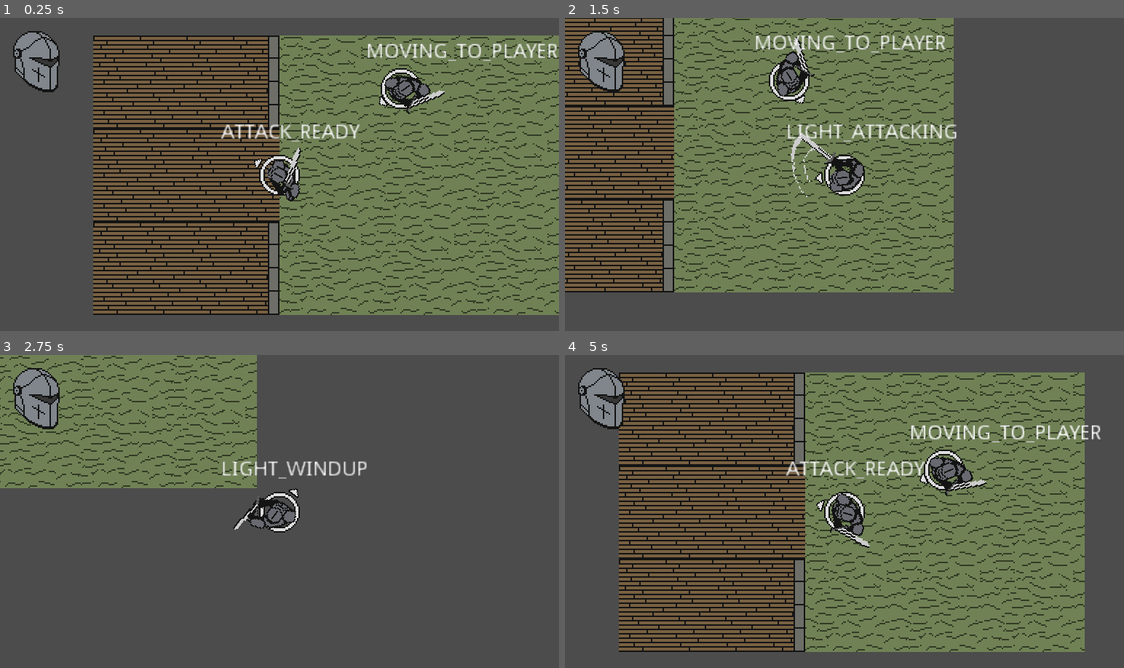
Above: before the commit, frames 1-4 (two rows, left to right).
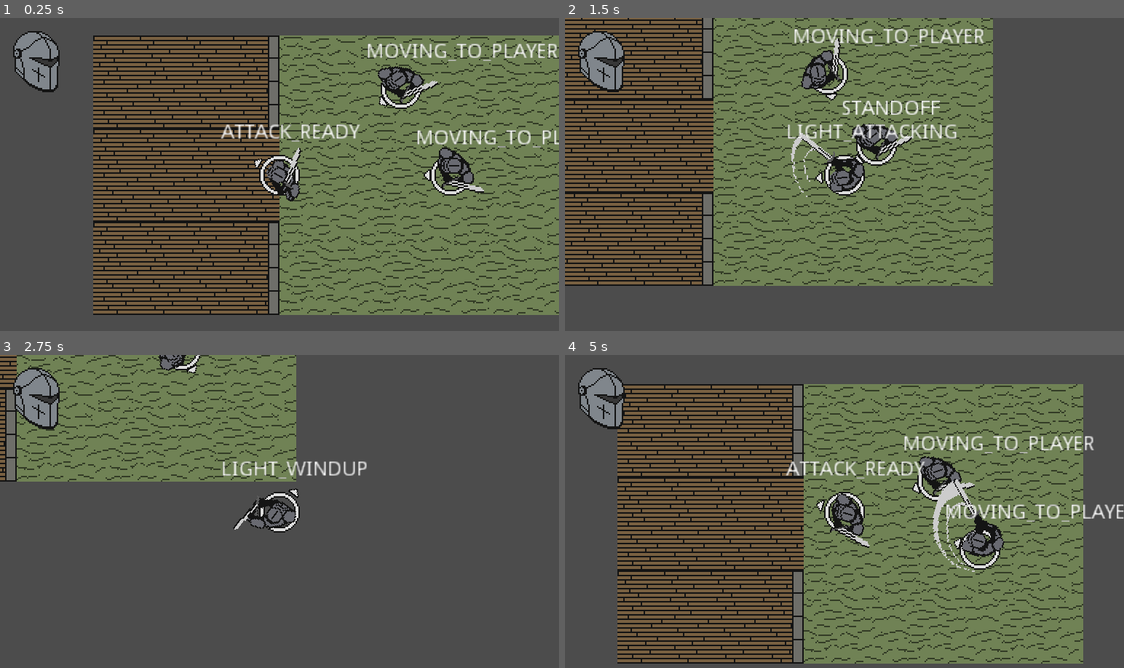
Above: after the commit, the same moments.

Repository: BGuerrero825/Slasher
Game: Godot game, scene res://Base.tscn
Two runs of this game, one before a commit and one after it. Both use one fixed random seed, a clock stepped at 60 frames per second and the inputs below.
Inputs (mouse positions are in pixels of both pictures, inside the frame that each line leads up to):
- Up to frame 1 (0.25 s): no input
- Up to frame 2 (1.5 s): move the mouse to (967, 158) at 0.52 s; press the mouse at (967, 158) at 0.53 s; hold D (move_right) 0.53-1.28 s; move the mouse to (732, 190) at 1.27 s; release the mouse at (732, 190) at 1.28 s; hold S (move_down) from 1.28 s (still down); click (732, 190) at 1.35 s
- Up to frame 3 (2.75 s): move the mouse to (335, 442) at 2.02 s; release S (move_down) at 2.03 s; press the mouse at (335, 442) at 2.03 s; hold D (move_right) from 2.03 s (still down)
- Up to frame 4 (5 s): move the mouse to (816, 574) at 2.77 s; release D (move_right) at 2.78 s; release the mouse at (816, 574) at 2.78 s; hold Up (move_up) 2.78-3.53 s; click (816, 574) at 2.85 s; move the mouse to (1012, 558) at 3.52 s; press the mouse at (1012, 558) at 3.53 s; hold A (move_left) from 3.53 s (still down); move the mouse to (676, 464) at 4.27 s; release the mouse at (676, 464) at 4.28 s; click (676, 464) at 4.35 s

The runs differ from the first frame. In frame 1, 2.0% of the frame differs, in the area x 67-100%, y 15-57%; in frame 2, 34%; in frame 3, 8.3%; in frame 4, 38%, in the area x 9-100%, y 5-99%.

Commit message:
complete

Diff:
--- a/Base.tscn
+++ b/Base.tscn
@@ -13,6 +13,10 @@
 
 [node name="npc" parent="." instance=ExtResource( 6 )]
 position = Vector2( 213.482, 35.2271 )
+health = 75
+
+[node name="npc2" parent="." instance=ExtResource( 6 )]
+position = Vector2( 248, 96 )
 health = 75
 
 [node name="player" parent="." instance=ExtResource( 3 )]
--- a/code/npc.gd
+++ b/code/npc.gd
@@ -3,6 +3,12 @@
 
 export var health = 25
 export var speed = 10
+
+export var ATTACK_DELAY_TIME = 0.5  # delay before initiating an attack while in range
+export var ATTACK_COOLDOWN_TIME = 1.5  # delay between attacks
+export var MOVE_DELAY_TIME = 0.5  # delay before moving after attacking
+
+export var DAMAGE = 10
 
 var STANDOFF_DISTANCE = 40  # distance the AI wants to sit from the player
 var RUNAWAY_DISTANCE = 25  # distance the AI wants to run from the player
@@ -10,9 +16,6 @@
 enum {ATTACKING, STANDOFF, RETREATING, BACKING_AWAY, MOVING_TO_PLAYER, SLEEP}
 
 var current_state = SLEEP
-
-var ATTACK_DELAY_TIME = 0.5
-var ATTACK_COOLDOWN_TIME = 1.5
 
 var attack_available = true
 
@@ -39,8 +42,12 @@
 		ATTACKING:
 			$Label.text = "ATTACKING"
 			########################################################################################
-			$AnimationPlayer.play("Light")  #TODO
-			$cooldown_timer.start(ATTACK_COOLDOWN_TIME)
+			$AnimationPlayer.play("Heavy")  #TODO
+
+			if not $cooldown_timer.time_left > 0:
+				$cooldown_timer.start(ATTACK_COOLDOWN_TIME)
+			if not $move_delay_timer.time_left > 0:
+				$move_delay_timer.start(MOVE_DELAY_TIME)
 			attack_available = false
 
 		STANDOFF:  # attacking range
@@ -91,7 +98,7 @@
 
 func _on_hurtbox_damage_taken(amount):
 	health = health - amount
-	print("health: ", health)
+	print("NPC_Health: ", health)
 	if health <= 0:
 		queue_free()
 
@@ -103,3 +110,11 @@
 
 func _on_cooldown_timer_timeout():
 	attack_available = true
+
+
+func _on_move_delay_timer_timeout():
+	current_state = STANDOFF
+
+
+func _on_hitbox_area_entered(area):
+	area.take_damage(DAMAGE)
--- a/code/player.gd
+++ b/code/player.gd
@@ -1,5 +1,7 @@
 extends KinematicBody2D
 
+
+export var player_health = 40
 
 #movement constants
 export var MAX_SPEED = 150
@@ -29,6 +31,7 @@
 
 func _ready():
 	$"/root/Global".register_player(self)
+#	animation.play("Idle")
 
 func _process(delta):
 
@@ -107,3 +110,10 @@
 
 func _on_hitbox_area_entered(area):
 	area.take_damage(current_damage)
+
+
+func _on_hurtbox_damage_taken(amount):
+	player_health -= amount
+	print("Player_Health: ", player_health)
+	if player_health <= 0:
+		print("PLAYER IS FUCKING DEAD")
--- /dev/null
+++ b/objects/hurtbox.gd
@@ -0,0 +1,6 @@
+extends Area2D
+
+signal damage_taken(amount)
+
+func take_damage(amount):
+	emit_signal("damage_taken", amount)
--- a/objects/npc.tscn
+++ b/objects/npc.tscn
@@ -8,109 +8,37 @@
 
 [sub_resource type="CircleShape2D" id=1]
 
+[sub_resource type="RectangleShape2D" id=4]
+extents = Vector2( 16, 24 )
+
 [sub_resource type="CircleShape2D" id=2]
 
 [sub_resource type="Animation" id=3]
 resource_name = "Heavy"
 length = 0.8
-step = 0.05
 tracks/0/type = "value"
-tracks/0/path = NodePath("character:frame")
+tracks/0/path = NodePath("center/character:frame")
 tracks/0/interp = 1
 tracks/0/loop_wrap = true
 tracks/0/imported = false
 tracks/0/enabled = true
 tracks/0/keys = {
-"times": PoolRealArray( 0, 0.2, 0.4, 0.6, 0.8 ),
-"transitions": PoolRealArray( 1, 1, 1, 1, 1 ),
+"times": PoolRealArray( 0, 0.1, 0.2, 0.3, 0.4, 0.5, 0.6, 0.7, 0.8 ),
+"transitions": PoolRealArray( 1, 1, 1, 1, 1, 1, 1, 1, 1 ),
 "update": 1,
-"values": [ 7, 8, 9, 10, 0 ]
+"values": [ 0, 2, 6, 7, 2, 3, 4, 5, 6 ]
 }
 tracks/1/type = "value"
-tracks/1/path = NodePath("hitbox/CollisionShape2D:disabled")
+tracks/1/path = NodePath("center/hitbox/CollisionShape2D:disabled")
 tracks/1/interp = 1
 tracks/1/loop_wrap = true
 tracks/1/imported = false
 tracks/1/enabled = true
 tracks/1/keys = {
-"times": PoolRealArray( 0, 0.2, 0.6 ),
+"times": PoolRealArray( 0, 0.5, 0.7 ),
 "transitions": PoolRealArray( 1, 1, 1 ),
 "update": 1,
 "values": [ true, false, true ]
-}
-
-[sub_resource type="Animation" id=4]
-resource_name = "Idle"
-loop = true
-tracks/0/type = "value"
-tracks/0/path = NodePath("character:frame")
-tracks/0/interp = 1
-tracks/0/loop_wrap = true
-tracks/0/imported = false
-tracks/0/enabled = true
-tracks/0/keys = {
-"times": PoolRealArray( 0, 0.5 ),
-"transitions": PoolRealArray( 1, 1 ),
-"update": 1,
-"values": [ 0, 1 ]
-}
-
-[sub_resource type="Animation" id=5]
-resource_name = "Light"
-length = 0.4
-step = 0.05
-tracks/0/type = "value"
-tracks/0/path = NodePath("character:frame")
-tracks/0/interp = 1
-tracks/0/loop_wrap = true
-tracks/0/imported = false
-tracks/0/enabled = true
-tracks/0/keys = {
-"times": PoolRealArray( 0.05, 0.15, 0.3, 0.4 ),
-"transitions": PoolRealArray( 1, 1, 1, 1 ),
-"update": 1,
-"values": [ 3, 4, 5, 0 ]
-}
-tracks/1/type = "value"
-tracks/1/path = NodePath("hitbox/CollisionShape2D:disabled")
-tracks/1/interp = 1
-tracks/1/loop_wrap = true
-tracks/1/imported = false
-tracks/1/enabled = true
-tracks/1/keys = {
-"times": PoolRealArray( 0, 0.05, 0.2 ),
-"transitions": PoolRealArray( 1, 1, 1 ),
-"update": 1,
-"values": [ true, false, true ]
-}
-
-[sub_resource type="Animation" id=6]
-resource_name = "Prep"
-tracks/0/type = "value"
-tracks/0/path = NodePath("character:frame")
-tracks/0/interp = 1
-tracks/0/loop_wrap = true
-tracks/0/imported = false
-tracks/0/enabled = true
-tracks/0/keys = {
-"times": PoolRealArray( 0 ),
-"transitions": PoolRealArray( 1 ),
-"update": 1,
-"values": [ 2 ]
-}
-
-[sub_resource type="Animation" id=7]
-tracks/0/type = "value"
-tracks/0/path = NodePath("character:frame")
-tracks/0/interp = 1
-tracks/0/loop_wrap = true
-tracks/0/imported = false
-tracks/0/enabled = true
-tracks/0/keys = {
-"times": PoolRealArray( 0 ),
-"transitions": PoolRealArray( 1 ),
-"update": 1,
-"values": [ 6 ]
 }
 
 [node name="npc" type="KinematicBody2D"]
@@ -134,11 +62,19 @@
 texture = ExtResource( 5 )
 offset = Vector2( 3, -5 )
 vframes = 2
-hframes = 5
+hframes = 6
+
+[node name="hitbox" type="Area2D" parent="center"]
+collision_mask = 0
+
+[node name="CollisionShape2D" type="CollisionShape2D" parent="center/hitbox"]
+position = Vector2( 24, 0 )
+shape = SubResource( 4 )
+disabled = true
 
 [node name="hurtbox" type="Area2D" parent="."]
 collision_layer = 0
-collision_mask = 2147483649
+collision_mask = 2147483650
 script = ExtResource( 4 )
 
 [node name="CollisionShape2D" type="CollisionShape2D" parent="hurtbox"]
@@ -155,16 +91,17 @@
 
 [node name="AnimationPlayer" type="AnimationPlayer" parent="."]
 anims/Heavy = SubResource( 3 )
-anims/Idle = SubResource( 4 )
-anims/Light = SubResource( 5 )
-anims/Prep = SubResource( 6 )
-anims/Windup = SubResource( 7 )
 
 [node name="attack_timer" type="Timer" parent="."]
 one_shot = true
 
 [node name="cooldown_timer" type="Timer" parent="."]
 one_shot = true
+
+[node name="move_delay_timer" type="Timer" parent="."]
+one_shot = true
+[connection signal="area_entered" from="center/hitbox" to="." method="_on_hitbox_area_entered"]
 [connection signal="damage_taken" from="hurtbox" to="." method="_on_hurtbox_damage_taken"]
 [connection signal="timeout" from="attack_timer" to="." method="_on_attack_timer_timeout"]
 [connection signal="timeout" from="cooldown_timer" to="." method="_on_cooldown_timer_timeout"]
+[connection signal="timeout" from="move_delay_timer" to="." method="_on_move_delay_timer_timeout"]
--- a/objects/player.tscn
+++ b/objects/player.tscn
@@ -1,8 +1,9 @@
-[gd_scene load_steps=13 format=2]
+[gd_scene load_steps=14 format=2]
 
 [ext_resource path="res://art/knight.png" type="Texture" id=1]
 [ext_resource path="res://art/direction_indicator.png" type="Texture" id=2]
 [ext_resource path="res://art/character_plate.png" type="Texture" id=3]
+[ext_resource path="res://objects/hurtbox.gd" type="Script" id=4]
 [ext_resource path="res://code/player.gd" type="Script" id=5]
 
 [sub_resource type="RectangleShape2D" id=1]
@@ -138,6 +139,7 @@
 frame = 7
 
 [node name="hitbox" type="Area2D" parent="center"]
+collision_layer = 2
 collision_mask = 0
 
 [node name="CollisionShape2D" type="CollisionShape2D" parent="center/hitbox"]
@@ -167,7 +169,7 @@
 
 [node name="hurtbox" type="Area2D" parent="."]
 collision_layer = 0
-collision_mask = 0
+script = ExtResource( 4 )
 
 [node name="CollisionShape2D" type="CollisionShape2D" parent="hurtbox"]
 shape = SubResource( 8 )
@@ -190,6 +192,7 @@
 [node name="heavy_windup_timer" type="Timer" parent="."]
 one_shot = true
 [connection signal="area_entered" from="center/hitbox" to="." method="_on_hitbox_area_entered"]
+[connection signal="damage_taken" from="hurtbox" to="." method="_on_hurtbox_damage_taken"]
 [connection signal="timeout" from="attack_cooldown_timer" to="." method="_on_attack_cooldown_timer_timeout"]
 [connection signal="timeout" from="light_windup_timer" to="." method="_on_light_windup_timer_timeout"]
 [connection signal="timeout" from="heavy_windup_timer" to="." method="_on_heavy_windup_timer_timeout"]
--- a/project.godot
+++ b/project.godot
@@ -94,7 +94,5 @@
 
 [layer_names]
 
-2d_physics/layer_1="player_hitbox"
-2d_physics/layer_2="player_hurtbox"
-2d_physics/layer_3="enemy_hitbox"
-2d_physics/layer_4="enemy_hurtbox"
+2d_physics/layer_1="player"
+2d_physics/layer_2="enemy"
Not shown: 1 places in objects/npc.tscn that only renumber resources
